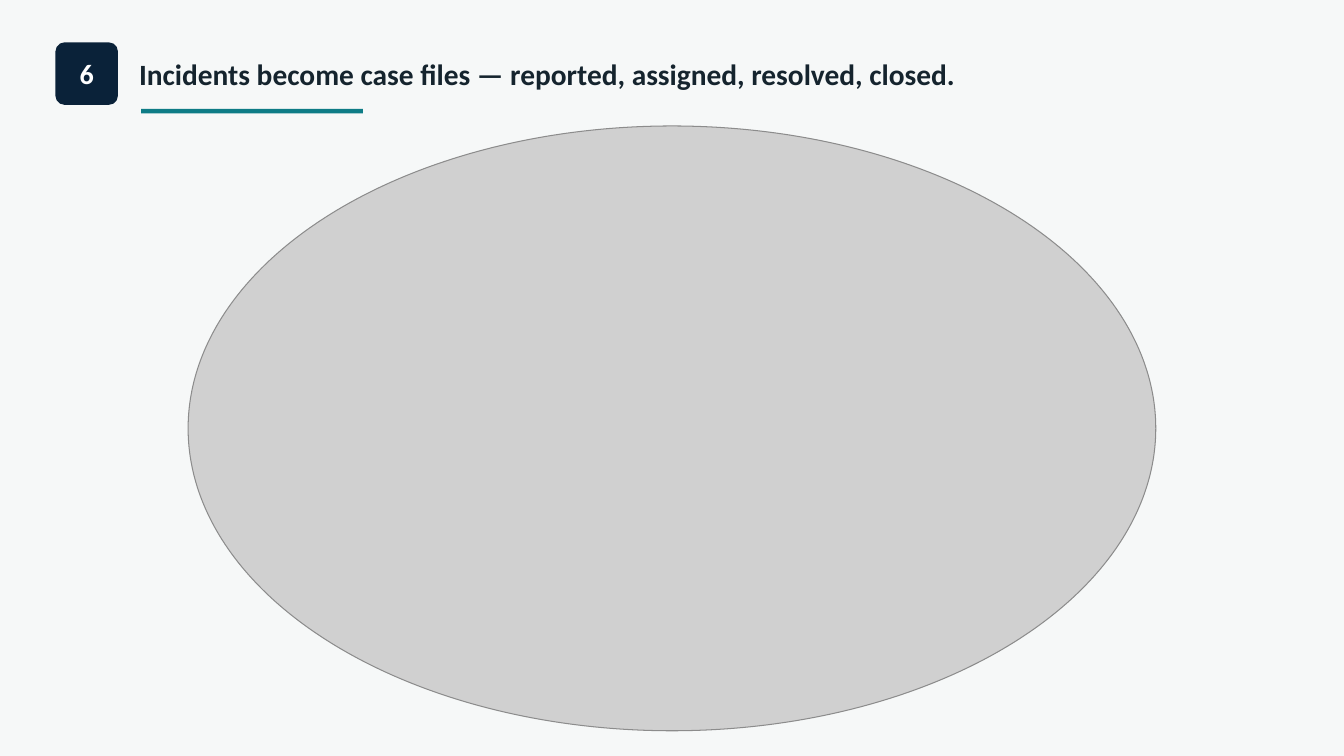
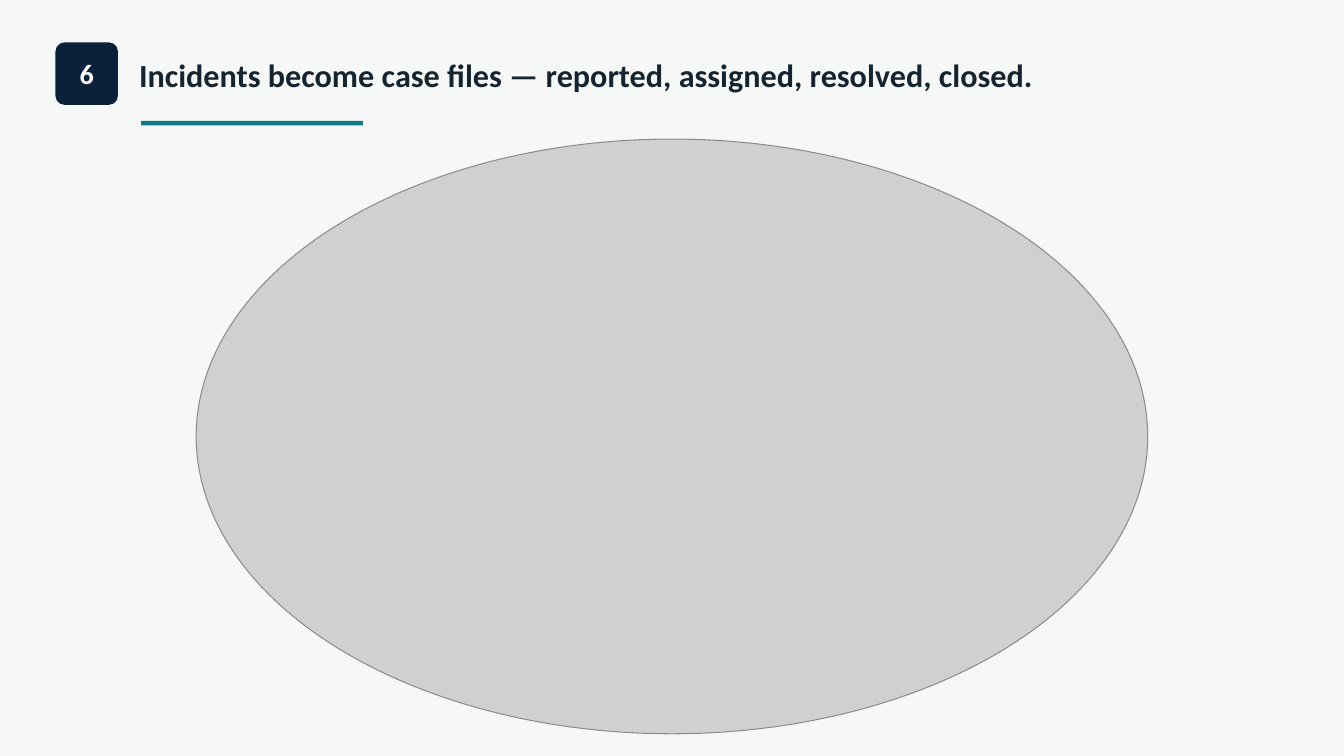
Before and after one commit to mobiliseapplabllp/maritime-project-presentation, a slide deck: slide 8 of dist/mundra-portal-walkthrough.pptx. Drawn at 1344x756 pixels with LibreOffice and Linux fonts; fonts in the diff are those of the drawing; grey boxes stand for pictures. Boxes give left, top, right and bottom in pixels: in the first picture for what was removed or moved away, otherwise in the second. Text is boxed around its words. In the diff, an @@ line names an element or a change of style, - is before the commit and + after.

```diff
--- a/dist/mundra-portal-walkthrough.pptx
+++ b/dist/mundra-portal-walkthrough.pptx
@@ text "Incidents become case files — ..." at (x1=139, y1=64, x2=1033, y2=93): size 21 to 23 pt @@
@@ rectangle moved from (x1=141, y1=109, x2=363, y2=113) to (x1=141, y1=121, x2=363, y2=125) @@
@@ picture resized from (x1=189, y1=126, x2=1156, y2=731) to (x1=197, y1=139, x2=1148, y2=734) @@
```
Also in this commit, not shown: 11 other slides changed, 3 other files.
